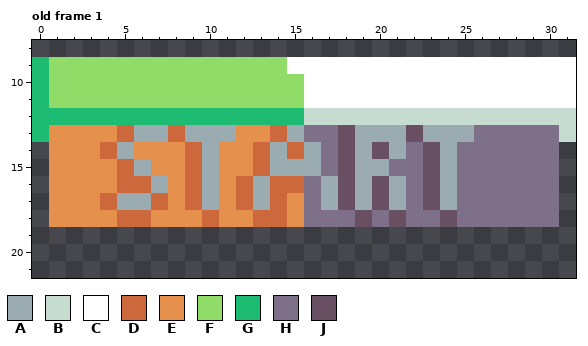
Pixel-art file -- assets/sprites/start.aseprite. The picture above is the old version.
32x32 pixels, 1 frame. Shown: old frame 1: x 0..31, y 8..21. The commit also changed other frames, which this record leaves out.
Palette (. is transparent): A #9babb2  B #c7dcd0  C #ffffff  D #cd683d  E #e6904e  F #91db69  G #1ebc73  H #7f708a  J #694f62
Pixels before, old frame 1, first column x 0:
 9 GFFFFFFFFFFFFFFCCCCCCCCCCCCCCCCC
10 GFFFFFFFFFFFFFFFCCCCCCCCCCCCCCCC
11 GFFFFFFFFFFFFFFFCCCCCCCCCCCCCCCC
12 GGGGGGGGGGGGGGGGBBBBBBBBBBBBBBBB
13 GEEEEDAADAAAEEDAHHJAAAJAAAHHHHHB
14 .EEEDAEEEDAEEDADAHJAJAHJAHHHHHH.
15 .EEEEDAEEDAEEDAAAHJAAHHJAHHHHHH.
16 .EEEEDDAEDAEDADDHAJAJAHJAHHHHHH.
17 .EEEDAADEDAEDADEHAJAJAHJAHHHHHH.
18 .EEEEDDEEEDEEDDEHHHJHJHHJHHHHHH.
The same view after the edit:
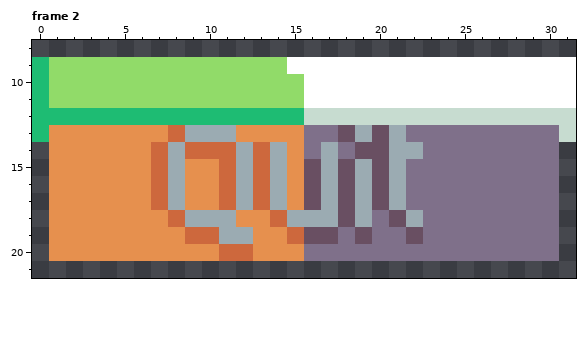
A new or re-ordered frame is compared with the old frame closest to it.
From old to new:
frames 1 -> 3
layer "Layer 2" added
Frame 2 is new; against old frame 1, layers "Layer 2", "Layer 1":
There is now colour A in row 19 at x 11 to 12.
The edit turns colour D into colour A in rows 16 to 17 at x 12 and 14; in row 18 at x 10.
The edit turns colour E into colour A in rows 14 to 15 at x 8 and 12; in rows 16 to 17 at x 8; in row 18 at x 9, 11 and 15.
The edit turns colour H into colour A in row 14 at x 17 and 22; in row 15 at x 17 and 21; in row 18 at x 16 to 17 and 22.
The edit turns colour J into colour A in row 18 at x 19.
There is now colour D in row 19 at x 9 to 10 and 15; in row 20 at x 11 to 12.
The edit turns colour A into colour D in row 14 at x 10; in row 16 at x 7 and 13; in row 17 at x 13.
The edit turns colour E into colour D in rows 14 to 15 at x 7 and 11; in rows 16 to 17 at x 11; in row 18 at x 8.
There is now colour E in row 19 at x 1 to 8 and 13 to 14; in row 20 at x 1 to 10 and 13 to 15.
The edit turns colour A into colour E in row 13 at x 6 to 7 and 15; in row 14 at x 5; in row 15 at x 6, 10 and 15; in row 16 at x 10; in row 17 at x 5 to 6 and 10.
The edit turns colour D into colour E in row 13 at x 5 and 14; in row 14 at x 4 and 15; in row 15 at x 5 and 9; in row 16 at x 5 to 6, 9 and 15; in row 17 at x 4 and 9; in row 18 at x 5 to 6 and 13.
There is now colour H in row 19 at x 18, 20 to 21 and 23 to 30; in row 20 at x 16 to 30.
The edit turns colour A into colour H in row 13 at x 23 to 25; in row 14 at x 16 and 24; in rows 15 to 17 at x 24.
The edit turns colour J into colour H in row 13 at x 22; in row 14 at x 18 and 23; in rows 15 to 17 at x 23; in row 18 at x 24.
There is now colour J in row 19 at x 16 to 17, 19 and 22.
The edit turns colour A into colour J in row 13 at x 20; in row 14 at x 19; in row 15 at x 16 and 20.
The edit turns colour H into colour J in rows 16 to 17 at x 16; in row 18 at x 18.
Pixel boxes of the changes (left, top, right, bottom) in both pictures:
changed: (49, 125, 559, 261)
